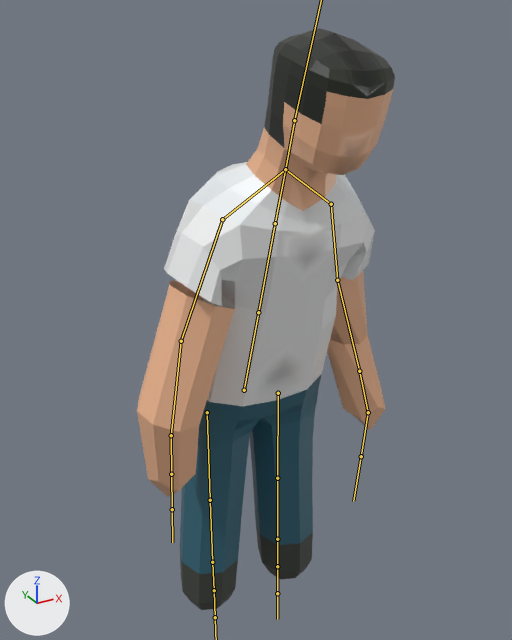
The FBX model Assets/Avatar.fbx as it was, and as the next commit left it.
One viewpoint serves both versions: a camera (50 mm lens) standing at (-2.93, -5.58, 5.97) and looking at (-0.07, -0.38, 3.37). The axes (+X, +Y, +Z) are drawn at lower left. The lights are the same throughout. Both versions are drawn at frame 1 of the action 'Armature|Armature|Armature|Run'; the numbers are the values there. The bones that bend it are drawn over the model as lines.
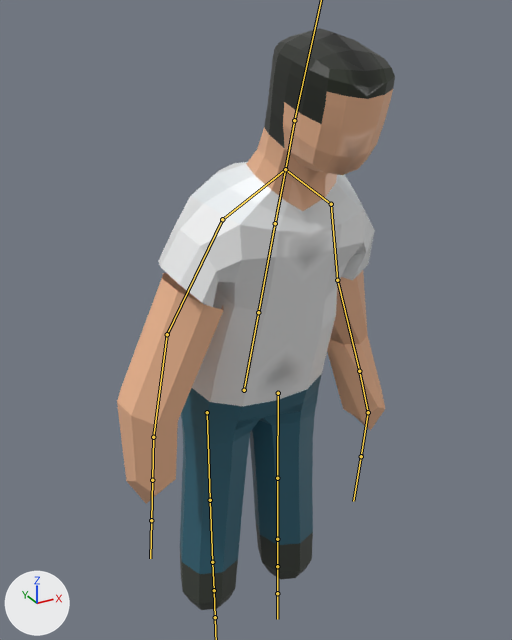
Patch to the scene script:
```diff
--- a/Assets/Avatar.fbx.py
+++ b/Assets/Avatar.fbx.py
@@ bone_bicep_r @@
 bone_bicep_r = bpy.data.objects['Armature'].pose.bones['Bicep.R']  # child of 'Shoulder.R'
-bone_bicep_r.rotation_quaternion = (0.805, 0.122, 0.193, 0.547)  # degrees (24, 10, 71)
+bone_bicep_r.rotation_quaternion = (0.835, 0.08, 0.176, 0.516)  # degrees (19, 12, 65)
@@ bone_forearm_r @@
 bone_forearm_r = bpy.data.objects['Armature'].pose.bones['Forearm.R']  # child of 'Bicep.R'
-bone_forearm_r.rotation_quaternion = (0.978, -0.093, -0.052, 0.18)  # degrees (-12, -4, 21)
+bone_forearm_r.rotation_quaternion = (0.982, -0.01, -0.022, 0.185)  # degrees (-2, -2, 21)
```

Boxes [x1, y1, x2, y2] around the edits, measured in the pictures (512 x 640 px):
'Cube.001', posed (8% wider): before [137, 28, 395, 610]; after [117, 28, 395, 610]
bone 'Bicep.R', root to tip: before (222, 219) to (181, 341); after (222, 219) to (167, 334)
bone 'Forearm.R', root to tip: before (181, 341) to (171, 435); after (167, 334) to (153, 437)
